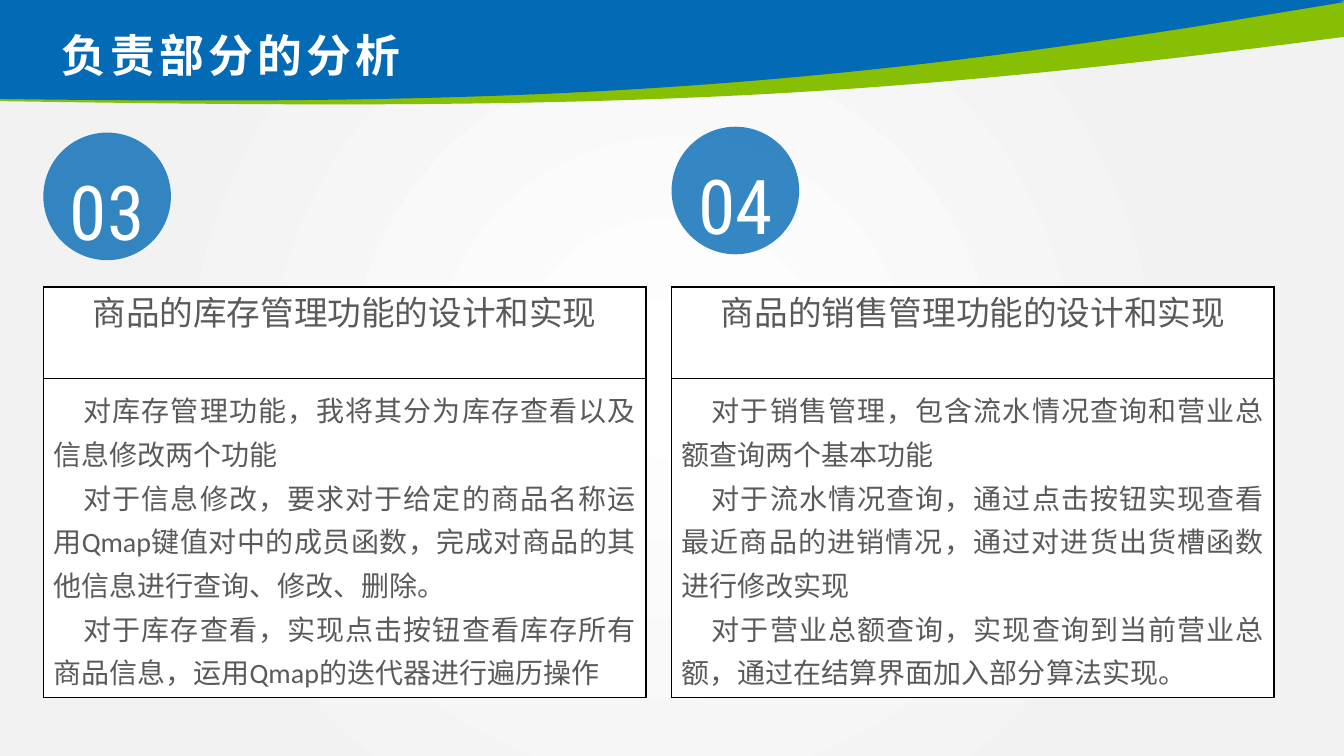
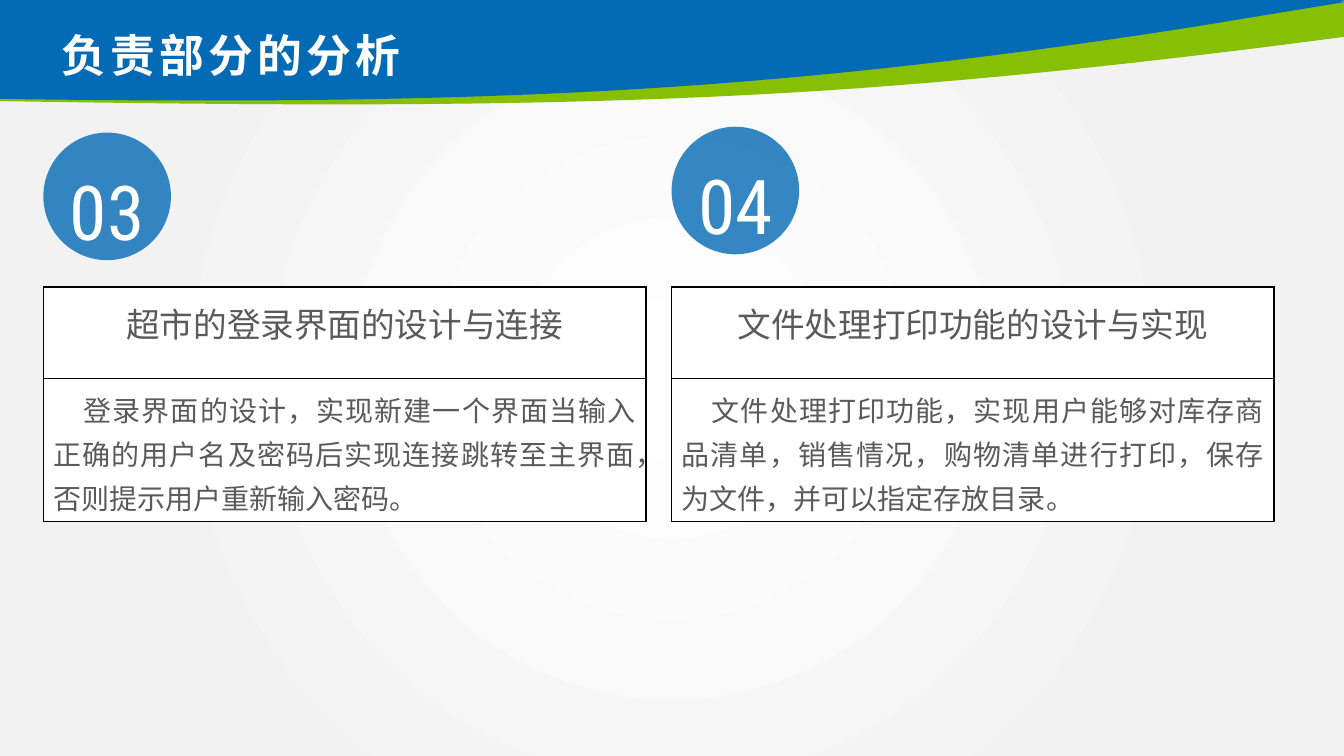
Before and after one commit to CH3OCH3-lio/shop-management, a slide deck: slide 12 of 2019013121_林炅答辩.pptx. Drawn at 1344x756 pixels with LibreOffice and Linux fonts; fonts in the diff are those of the drawing; background and template pictures are left out. Boxes give left, top, right and bottom in pixels: in the first picture for what was removed or moved away, otherwise in the second. Text is boxed around its words. In the diff, an @@ line names an element or a change of style, - is before the commit and + after.

Commit message:
ppt 完成

```diff
--- a/2019013121_林炅答辩.pptx
+++ b/2019013121_林炅答辩.pptx
@@ rectangle "超市的登录界面的设计与连接": place and size @@
-rectangle "超市的登录界面的设计与连接" at box(43, 287, 646, 379)
+rectangle "超市的登录界面的设计与连接" at box(43, 287, 646, 396)
@@ rectangle "文件处理打印功能的设计与实现": place and size @@
-rectangle "文件处理打印功能的设计与实现" at box(671, 287, 1274, 379)
+rectangle "文件处理打印功能的设计与实现" at box(671, 287, 1274, 396)
@@ text in rectangle at box(126, 308, 563, 340): text changed @@
-商品的库存管理功能的设计和实现
+超市的登录界面的设计与连接
@@ text in rectangle at box(738, 308, 1208, 340): text changed @@
-商品的销售管理功能的设计和实现
+文件处理打印功能的设计与实现
@@ rectangle "登录界面的设计，实现新建一个界面当输入正确的用户名及密码后实现连接跳转至主界面，否则提示用户重新输入密码。": place and size @@
-rectangle "登录界面的设计，实现新建一个界面当输入正确的用户名及密码后实现连接跳转至主界面，否则提示用户重新输入密码。" at box(43, 379, 646, 698)
+rectangle "登录界面的设计，实现新建一个界面当输入正确的用户名及密码后实现连接跳转至主界面，否则提示用户重新输入密码。" at box(43, 379, 646, 521)
@@ rectangle "文件处理打印功能，实现用户能够对库存商品清单，销售情况，购物清单进行打印，保存为文件，并可以指定存放目录。": place and size @@
-rectangle "文件处理打印功能，实现用户能够对库存商品清单，销售情况，购物清单进行打印，保存为文件，并可以指定存放目录。" at box(671, 379, 1274, 698)
+rectangle "文件处理打印功能，实现用户能够对库存商品清单，销售情况，购物清单进行打印，保存为文件，并可以指定存放目录。" at box(671, 379, 1274, 521)
@@ text in rectangle at box(53, 397, 664, 511): text changed @@
-对库存管理功能，我将其分为库存查看以及信息修改两个功能
-对于信息修改，要求对于给定的商品名称运用Qmap键值对中的成员函数，完成对商品的其他信息进行查询、修改、删除。
-对于库存查看，实现点击按钮查看库存所有商品信息，运用Qmap的迭代器进行遍历操作
+登录界面的设计，实现新建一个界面当输入正确的用户名及密码后实现连接跳转至主界面，否则提示用户重新输入密码。
@@ text in rectangle at box(681, 397, 1264, 512): text changed @@
-对于销售管理，包含流水情况查询和营业总额查询两个基本功能
-对于流水情况查询，通过点击按钮实现查看最近商品的进销情况，通过对进货出货槽函数进行修改实现
-对于营业总额查询，实现查询到当前营业总额，通过在结算界面加入部分算法实现。
+文件处理打印功能，实现用户能够对库存商品清单，销售情况，购物清单进行打印，保存为文件，并可以指定存放目录。
```
Also in this commit, not shown: 1 other slide changed, 9 slides added, 21 slides removed, 2 other files.
